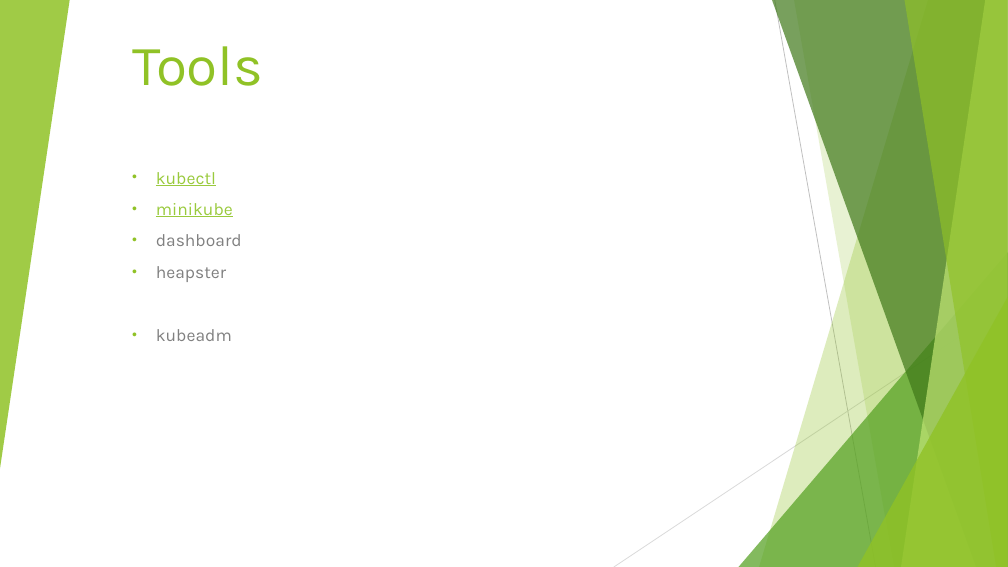
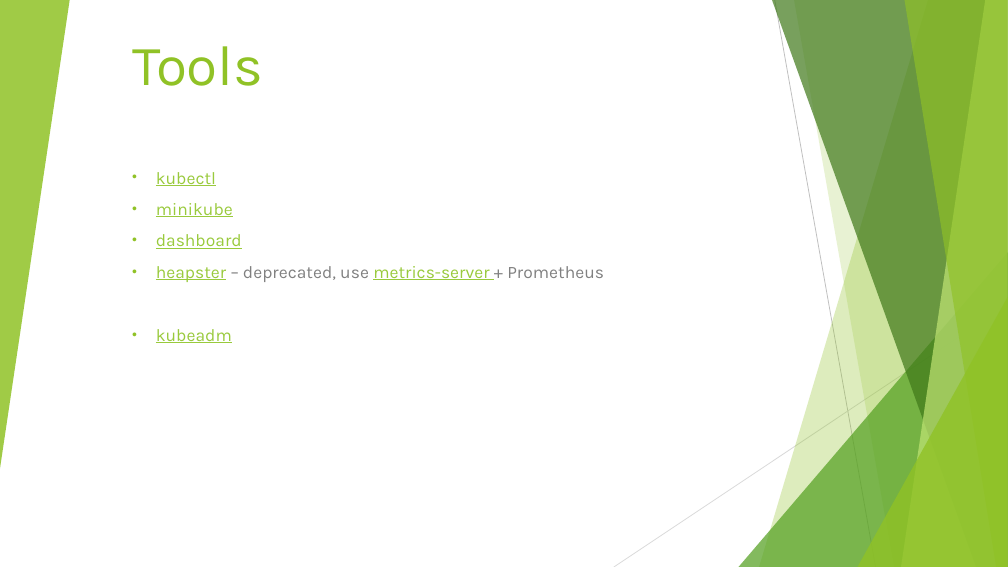
Before and after one commit to svitlychnyi/k8s-workshop, a slide deck: slide 9 of k8s.pptx. Drawn at 1008x567 pixels with LibreOffice and Linux fonts; fonts in the diff are those of the drawing. Boxes give left, top, right and bottom in pixels: in the first picture for what was removed or moved away, otherwise in the second. Text is boxed around its words. In the diff, an @@ line names an element or a change of style, - is before the commit and + after.

```diff
--- a/k8s.pptx
+++ b/k8s.pptx
@@ subtitle at [156,234,242,343]: text colour #808080 to #99CA3C, underline on in "dashboard", "kubeadm" @@
@@ subtitle at [156,266,604,282]: text changed @@
-• heapster
+• heapster – deprecated, use metrics-server + Prometheus
```
Also in this commit, not shown: 2 other slides changed, 1 slide added, 2 slides removed.
